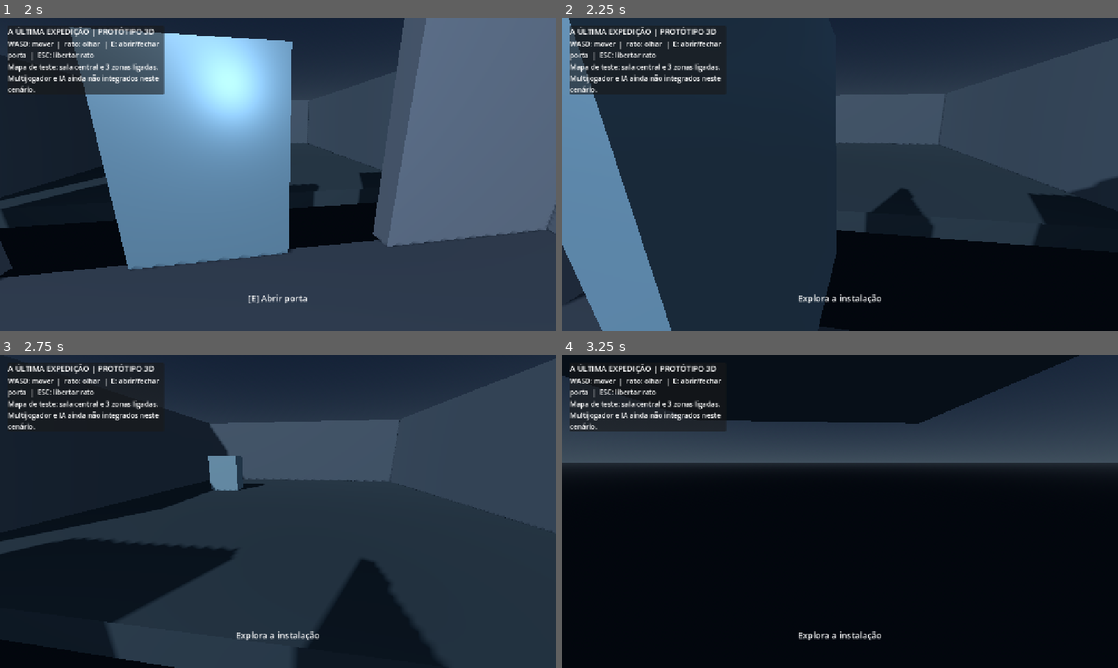
Above: before the commit, frames 1-4 (two rows, left to right).
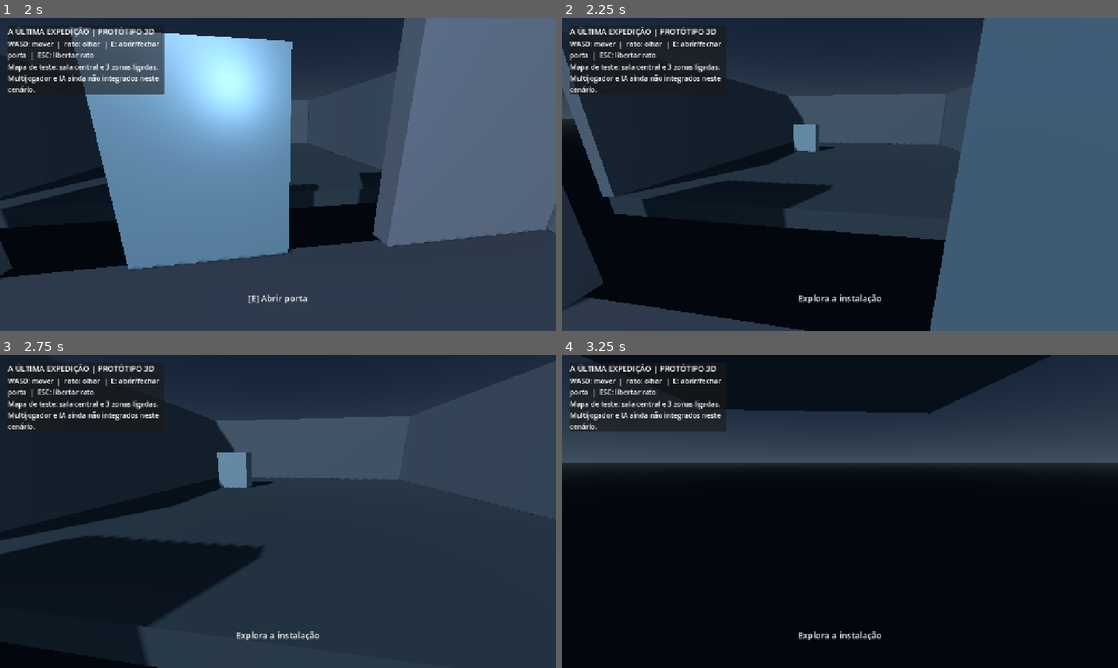
Above: after the commit, the same moments.

Repository: lufime/Valep-lis---Cidade-Viva-
Game: Godot game, scene res://scenes/main.tscn
Same seed, same stepped clock (60 frames per second), same inputs: the game is played once before the commit and once after it.
Inputs (mouse positions are in pixels of both pictures, inside the frame that each line leads up to):
- Up to frame 1 (2 s): click "INICIAR EXPEDIÇÃO 3D (TESTE)" at 0.5 s; tap Enter at 1.25 s; move the mouse to (305, 174) at 1.27 s; hold W from 1.28 s (still down); tap E at 1.35 s; click (305, 174) at 1.42 s
- Up to frame 2 (2.25 s): keep holding W; move the mouse to (812, 174) at 2.02 s; tap E at 2.1 s
- Up to frame 3 (2.75 s): keep holding W
- Up to frame 4 (3.25 s): keep holding W; move the mouse to (851, 505) at 2.77 s; tap E at 2.85 s

Frame 1 is identical in both runs. In frame 2, 54% of the frame differs, in the area x 0-100%, y 0-100%; in frame 3, 8.4%; in frame 4, 2.1%.

Commit message:
Fazer as portas abrir fora da linha de passagem

Diff:
--- a/expedicao/scripts/expedition_3d.gd
+++ b/expedicao/scripts/expedition_3d.gd
@@ -98,18 +98,22 @@
 	add_child(body)
 
 func _add_door(label: String, pos: Vector3, yaw: float) -> void:
-	# A Node3D pivot owns the door transform; physics is kept on a child body
-	# so the physics server cannot reset the pivot rotation.
+	# Hinge the door at one edge so the opened panel swings out of the walking line.
+	# The pivot is offset from the doorway centre; the child body is offset back
+	# so the closed panel remains centred in the opening.
+	var hinge_offset := Vector3(0.9, 0.0, 0.0).rotated(Vector3.UP, yaw)
 	var door := Node3D.new()
 	door.name = label
-	door.position = pos
+	door.position = pos + hinge_offset
 	door.rotation.y = yaw
 	door.set_meta("is_door", true)
 	door.set_meta("open", false)
 	door.set_meta("closed_yaw", yaw)
+	door.set_meta("doorway_center", pos)
 
 	var body := StaticBody3D.new()
 	body.name = "DoorCollider"
+	body.position = Vector3(-0.9, 0.0, 0.0)
 	body.set_meta("is_door", true)
 	body.set_meta("door_root", NodePath(".."))
 	var mesh_instance := MeshInstance3D.new()
